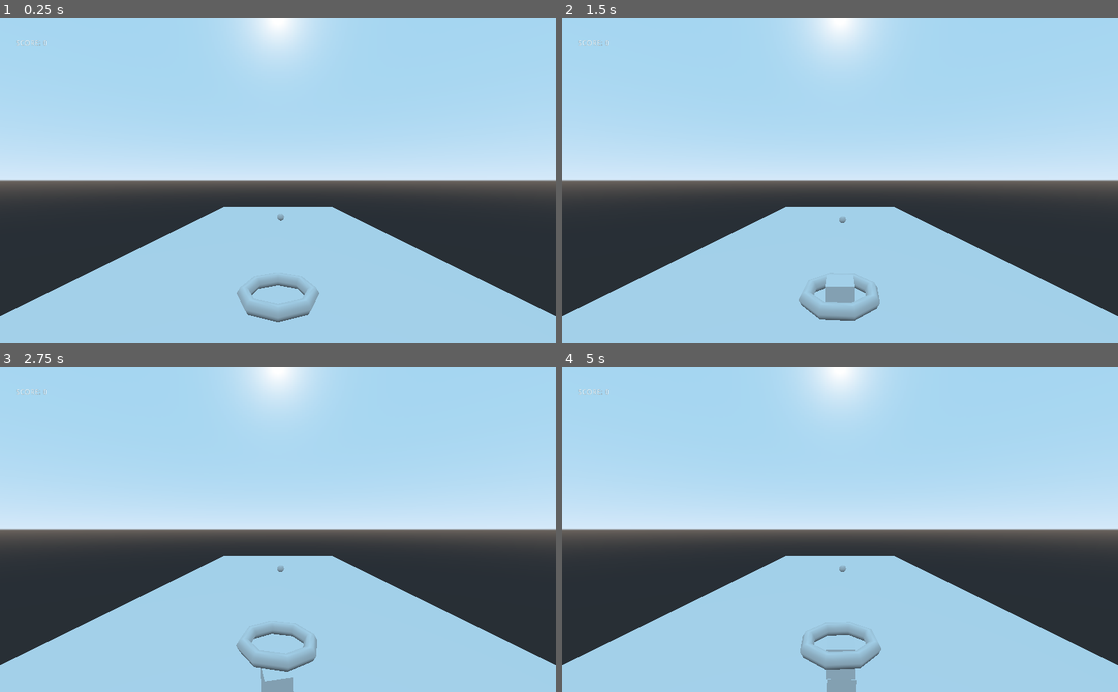
Above: before the commit, frames 1-4 (two rows, left to right).
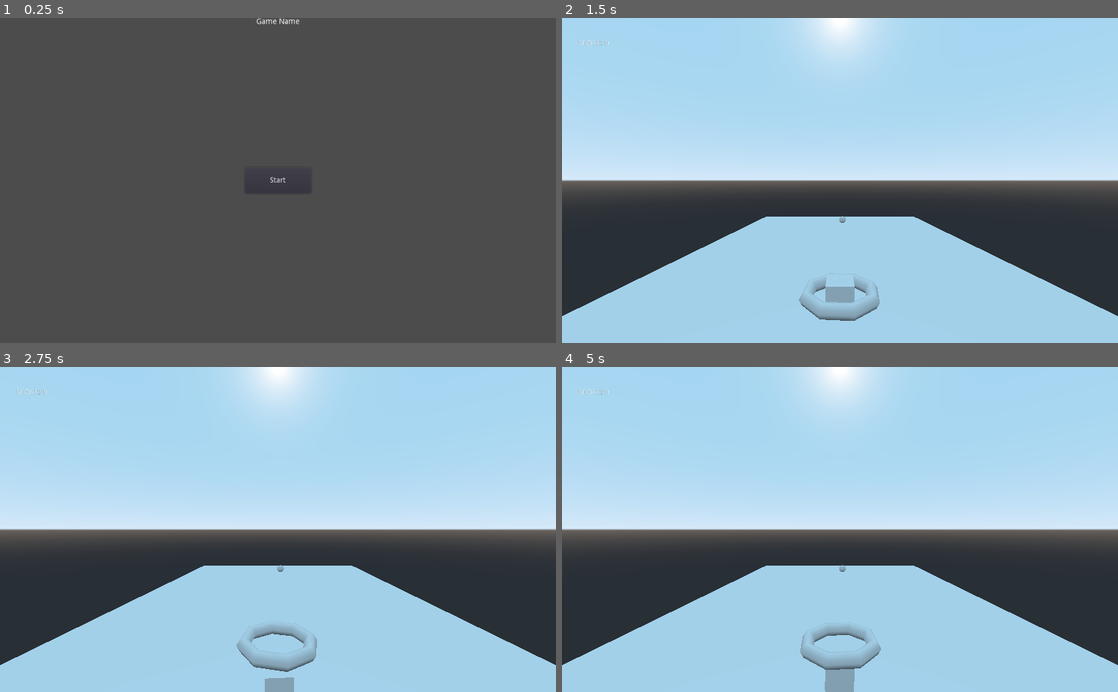
Above: after the commit, the same moments.

Repository: PandorasGit/P3-paroberts
Game: Godot game, scene res://MainMenu/MainMenu.tscn
The game is run twice, just before and just after one commit, with the same random seed, the same clock (stepped at 60 frames per second) and the same inputs. Before the commit the project starts from res://World/World.tscn.
Inputs (mouse positions are in pixels of both pictures, inside the frame that each line leads up to):
- Up to frame 1 (0.25 s): no input
- Up to frame 2 (1.5 s): click (840, 180) at 0.5 s, where only the run after the commit has a clickable "Start"; tap Enter at 1.25 s; hold D (yaw_right) from 1.28 s (still down); tap Space (shoot) at 1.35 s
- Up to frame 3 (2.75 s): release D (yaw_right) at 2.03 s; hold S (pitch_down) from 2.03 s (still down); tap Space (shoot) at 2.1 s
- Up to frame 4 (5 s): release S (pitch_down) at 2.78 s; hold D (yaw_right) 2.78-3.53 s; tap Space (shoot) at 2.85, 3.6, 4.35 s; hold W (pitch_up) 3.53-4.28 s; hold A (yaw_left) from 4.28 s (still down)

The runs differ from the first frame. In frame 1, 95% of the frame differs, in the area x 0-100%, y 0-100%; in frame 2, 0.7%; in frame 3, 0.8%; in frame 4, 0.8%.

Commit message:
Add start and end screens

Diff:
--- a/project/HUD/HUD.gd
+++ b/project/HUD/HUD.gd
@@ -1,8 +1,20 @@
 extends Control
 
 
+signal restarted
+
+
 onready var _score_label := find_node("ScoreLabel")
+onready var _restart_button := find_node("RestartButton")
 
 
 func _on_score_updated(score: int) -> void:
 	_score_label.text = "SCORE: %d" % score
+
+
+func _on_finished() -> void:
+	_restart_button.visible = true
+
+
+func _on_RestartButton_pressed():
+	emit_signal("restarted")
--- a/project/HUD/HUD.tscn
+++ b/project/HUD/HUD.tscn
@@ -13,3 +13,17 @@
 margin_right = 87.0
 margin_bottom = 54.0
 text = "SCORE: 0"
+
+[node name="RestartButton" type="Button" parent="."]
+visible = false
+anchor_left = 0.5
+anchor_top = 0.5
+anchor_right = 0.5
+anchor_bottom = 0.5
+margin_left = -511.5
+margin_top = -100.0
+margin_right = 511.5
+margin_bottom = 100.0
+text = "RESTART"
+
+[connection signal="pressed" from="RestartButton" to="." method="_on_RestartButton_pressed"]
--- /dev/null
+++ b/project/MainMenu/MainMenu.gd
@@ -0,0 +1,9 @@
+extends Control
+
+
+onready var _world := preload("res://World/World.tscn")
+
+
+func _on_StartButton_pressed():
+	# warning-ignore:return_value_discarded
+	get_tree().change_scene_to(_world)
--- /dev/null
+++ b/project/MainMenu/MainMenu.tscn
@@ -0,0 +1,30 @@
+[gd_scene load_steps=2 format=2]
+
+[ext_resource path="res://MainMenu/MainMenu.gd" type="Script" id=1]
+
+[node name="MainMenu" type="Control"]
+anchor_right = 1.0
+anchor_bottom = 1.0
+script = ExtResource( 1 )
+
+[node name="Title" type="Label" parent="."]
+anchor_left = 0.5
+anchor_right = 0.5
+margin_left = -40.0
+margin_right = 40.0
+margin_bottom = 14.0
+text = "Game Name"
+valign = 1
+
+[node name="StartButton" type="Button" parent="."]
+anchor_left = 0.5
+anchor_top = 0.5
+anchor_right = 0.5
+anchor_bottom = 0.5
+margin_left = -61.0
+margin_top = -24.0
+margin_right = 61.0
+margin_bottom = 24.0
+text = "Start"
+
+[connection signal="pressed" from="StartButton" to="." method="_on_StartButton_pressed"]
--- a/project/Projectile/Projectile.gd
+++ b/project/Projectile/Projectile.gd
@@ -5,9 +5,9 @@
 	apply_impulse(Vector3.ZERO, impulse)
 
 
-func _on_VisibilityNotifier_screen_exited():
+func _on_VisibilityNotifier_screen_exited() -> void:
 	queue_free()
 
 
-func _on_DespawnTimer_timeout():
+func _on_DespawnTimer_timeout() -> void:
 	queue_free()
--- a/project/Target/Target.gd
+++ b/project/Target/Target.gd
@@ -4,6 +4,6 @@
 signal killed
 
 
-func _on_VisibilityNotifier_screen_exited():
+func _on_VisibilityNotifier_screen_exited() -> void:
 	emit_signal("killed")
 	queue_free()
--- a/project/World/World.gd
+++ b/project/World/World.gd
@@ -2,11 +2,14 @@
 
 
 signal score_updated(new_score)
+signal finished
 
 
 var _score := 0
+var _winning_score := 1
 
 
+onready var _main_menu := load("res://MainMenu/MainMenu.tscn")
 onready var _hud := find_node("HUD")
 onready var _target := find_node("Target")
 
@@ -15,9 +18,20 @@
 	# warning-ignore:return_value_discarded
 	connect("score_updated", _hud, "_on_score_updated")
 	# warning-ignore:return_value_discarded
+	connect("finished", _hud, "_on_finished")
+	# warning-ignore:return_value_discarded
 	_target.connect("killed", self, "_on_target_killed")
+	# warning-ignore:return_value_discarded
+	_hud.connect("restarted", self, "_on_restarted")
 
 
 func _on_target_killed() -> void:
 	_score += 1
 	emit_signal("score_updated", _score)
+	if _score == _winning_score:
+		emit_signal("finished")
+
+
+func _on_restarted() -> void:
+	# warning-ignore:return_value_discarded
+	get_tree().change_scene_to(_main_menu)
--- a/project/World/World.tscn
+++ b/project/World/World.tscn
@@ -6,12 +6,13 @@
 [ext_resource path="res://World/World.gd" type="Script" id=4]
 
 [sub_resource type="CubeMesh" id=1]
-size = Vector3( 50, 2, 100 )
+size = Vector3( 50, 2, 75 )
 
 [node name="World" type="Spatial"]
 script = ExtResource( 4 )
 
 [node name="Ground" type="CSGMesh" parent="."]
+transform = Transform( 1, 0, 0, 0, 1, 0, 0, 0, 1, 0, 0, 15.4996 )
 use_collision = true
 mesh = SubResource( 1 )
 
--- a/project/project.godot
+++ b/project/project.godot
@@ -11,7 +11,7 @@
 [application]
 
 config/name="project"
-run/main_scene="res://World/World.tscn"
+run/main_scene="res://MainMenu/MainMenu.tscn"
 config/icon="res://icon.png"
 
 [gui]
Not shown, changed: README.md
